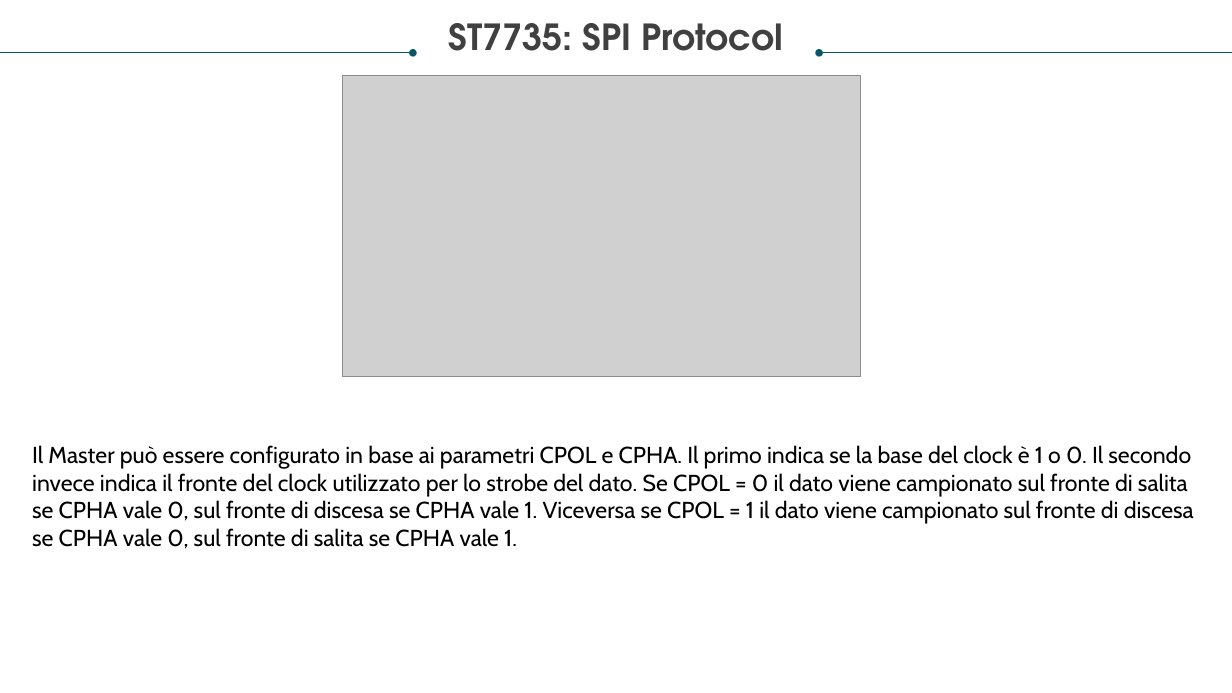
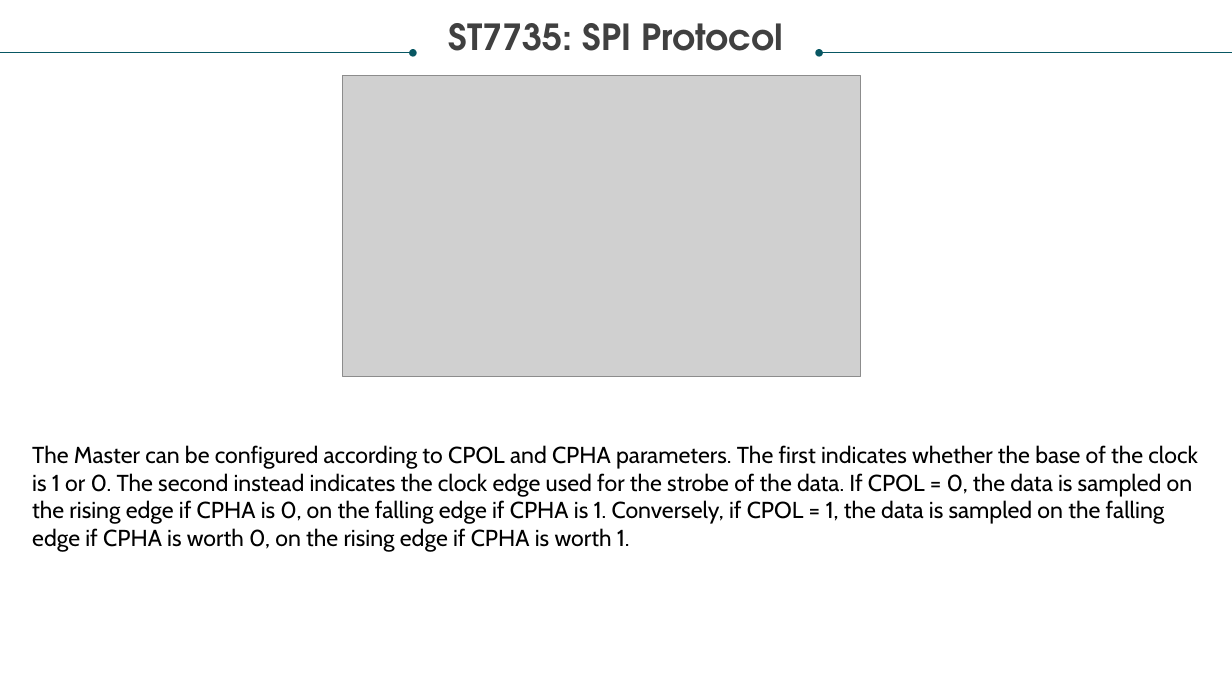
Before and after one commit to RaffaLinux/RaffaLinux.github.io, a slide deck: slide 11 of AndroidMote.pptx. Drawn at 1232x693 pixels with LibreOffice and Linux fonts; fonts in the diff are those of the drawing; grey boxes stand for pictures. Boxes give left, top, right and bottom in pixels: in the first picture for what was removed or moved away, otherwise in the second. Text is boxed around its words. In the diff, an @@ line names an element or a change of style, - is before the commit and + after.

```diff
--- a/AndroidMote.pptx
+++ b/AndroidMote.pptx
@@ text at box(32, 445, 1197, 552): text changed @@
-Il Master può essere configurato in base ai parametri CPOL e CPHA. Il primo indica se la base del clock è 1 o 0. Il secondo invece indica il fronte del clock utilizzato per lo strobe del dato. Se CPOL = 0 il dato viene campionato sul fronte di salita se CPHA vale 0, sul fronte di discesa se CPHA vale 1. Viceversa se CPOL = 1 il dato viene campionato sul fronte di discesa se CPHA vale 0, sul fronte di salita se CPHA vale 1.
+The Master can be configured according to CPOL and CPHA parameters. The first indicates whether the base of the clock is 1 or 0. The second instead indicates the clock edge used for the strobe of the data. If CPOL = 0, the data is sampled on the rising edge if CPHA is 0, on the falling edge if CPHA is 1. Conversely, if CPOL = 1, the data is sampled on the falling edge if CPHA is worth 0, on the rising edge if CPHA is worth 1.
```
Also in this commit, not shown: 15 other slides changed, 3 slides added, 3 slides removed.
